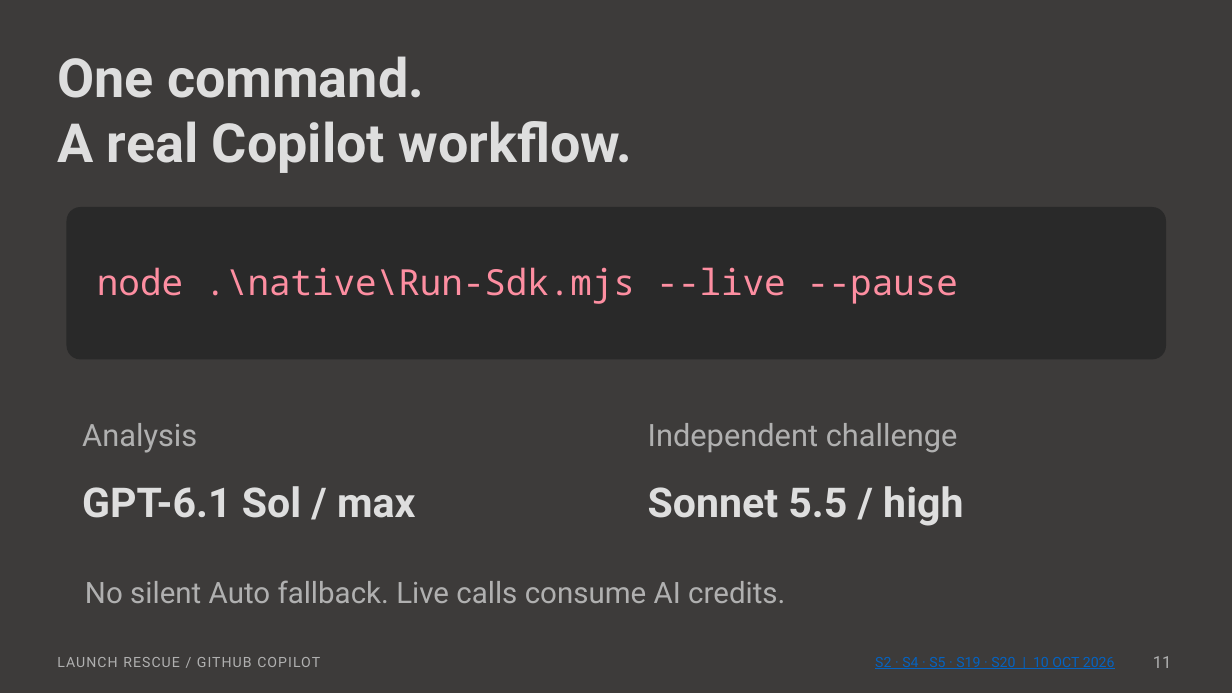
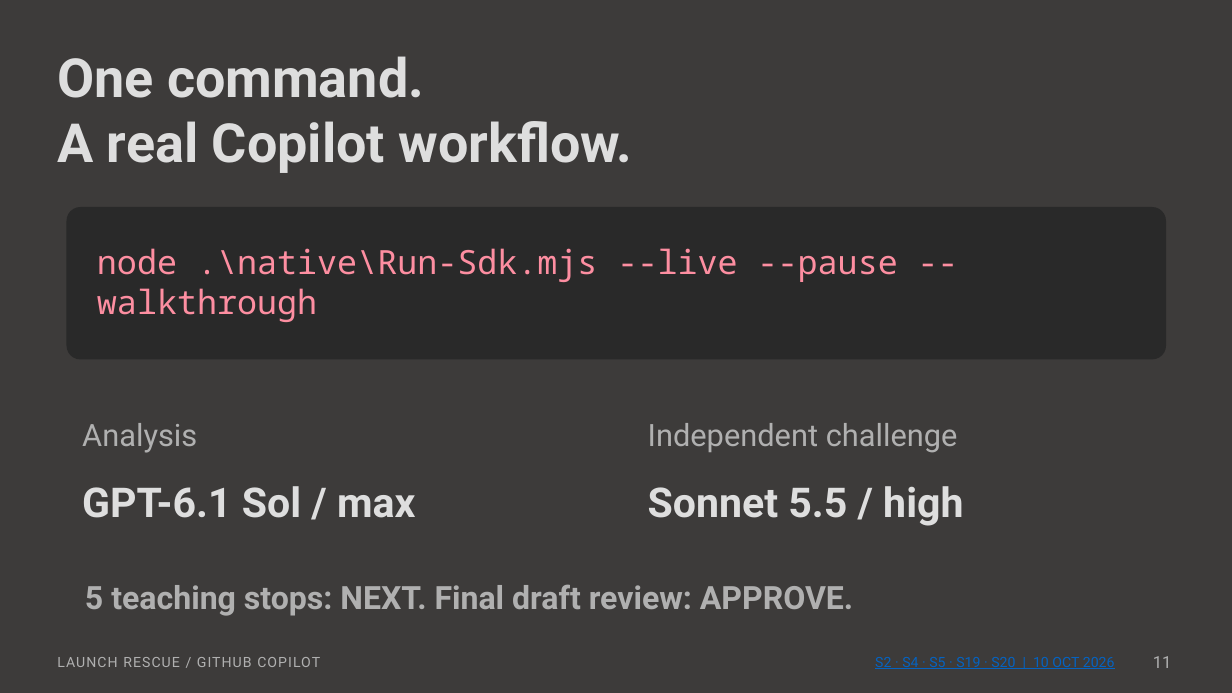
Before and after one commit to msftnadavbh/workflows, a slide deck: slide 11 of Launch-Rescue.pptx. Drawn at 1232x693 pixels with LibreOffice and Linux fonts; fonts in the diff are those of the drawing. Boxes give left, top, right and bottom in pixels: in the first picture for what was removed or moved away, otherwise in the second. Text is boxed around its words. In the diff, an @@ line names an element or a change of style, - is before the commit and + after.

```diff
--- a/Launch-Rescue.pptx
+++ b/Launch-Rescue.pptx
@@ text at (x1=97, y1=248, x2=898, y2=322): text changed; size 28 to 26 pt @@
-node .\native\Run-Sdk.mjs --live --pause
+node .\native\Run-Sdk.mjs --live --pause --walkthrough
@@ text at (x1=85, y1=584, x2=853, y2=616): text changed; size 23 to 25 pt; bold on @@
-No silent Auto fallback. Live calls consume AI credits.
+5 teaching stops: NEXT. Final draft review: APPROVE.
```
Also in this commit, not shown: 2 slides added, 2 slides removed, 59 other files.
